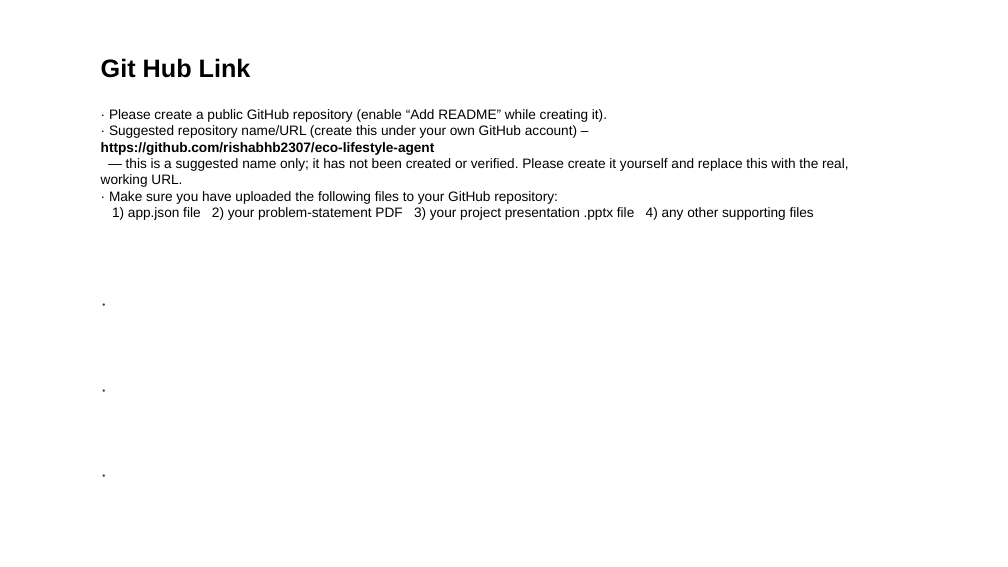
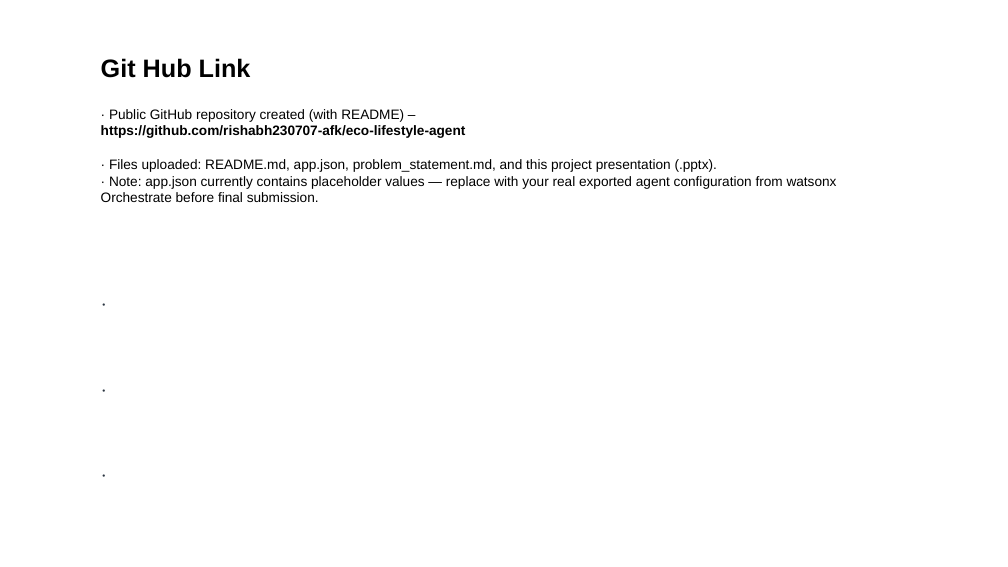
Before and after one commit to rishabh230707-afk/eco-lifestyle-agent, a slide deck: slide 12 of AICTE_Project_Submission_Rishabh_Bansal_Recipe_Agent.pptx. Drawn at 1008x567 pixels with LibreOffice and Linux fonts; fonts in the diff are those of the drawing. Boxes give left, top, right and bottom in pixels: in the first picture for what was removed or moved away, otherwise in the second. Text is boxed around its words. In the diff, an @@ line names an element or a change of style, - is before the commit and + after.

Commit message:
Update submission deck with live GitHub repo link

```diff
--- a/AICTE_Project_Submission_Rishabh_Bansal_Recipe_Agent.pptx
+++ b/AICTE_Project_Submission_Rishabh_Bansal_Recipe_Agent.pptx
@@ text at [101,109,837,202]: text changed @@
-· Please create a public GitHub repository (enable “Add README” while creating it).
-· Suggested repository name/URL (create this under your own GitHub account) –
-https://github.com/rishabhb2307/eco-lifestyle-agent
-— this is a suggested name only; it has not been created or verified. Please create it yourself and replace this with the real, working URL.
-· Make sure you have uploaded the following files to your GitHub repository:
-1) app.json file 2) your problem-statement PDF 3) your project presentation .pptx file 4) any other supporting files
+· Public GitHub repository created (with README) –
+https://github.com/rishabh230707-afk/eco-lifestyle-agent
+· Files uploaded: README.md, app.json, problem_statement.md, and this project presentation (.pptx).
+· Note: app.json currently contains placeholder values — replace with your real exported agent configuration from watsonx Orchestrate before final submission.
```
